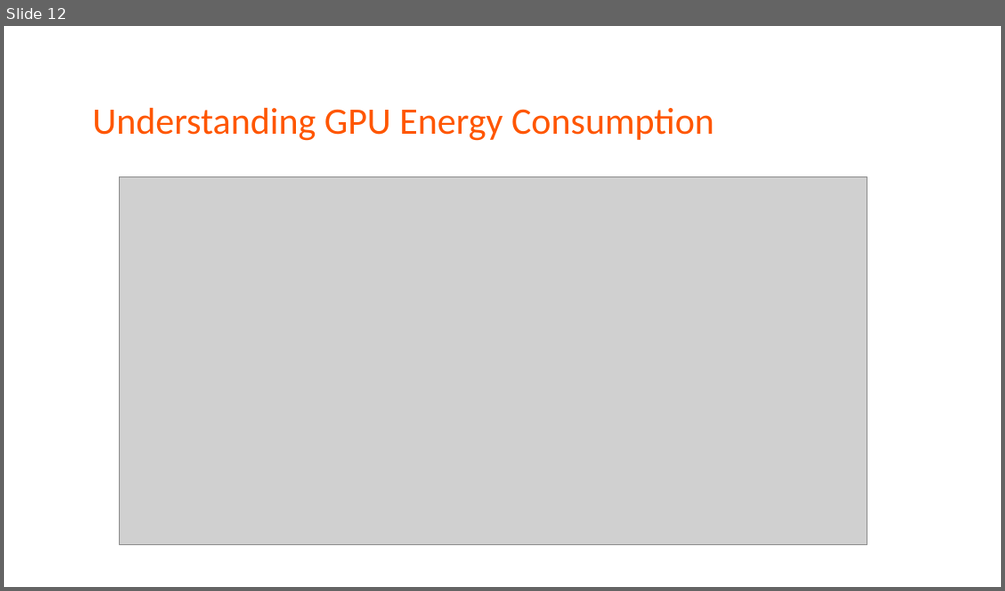
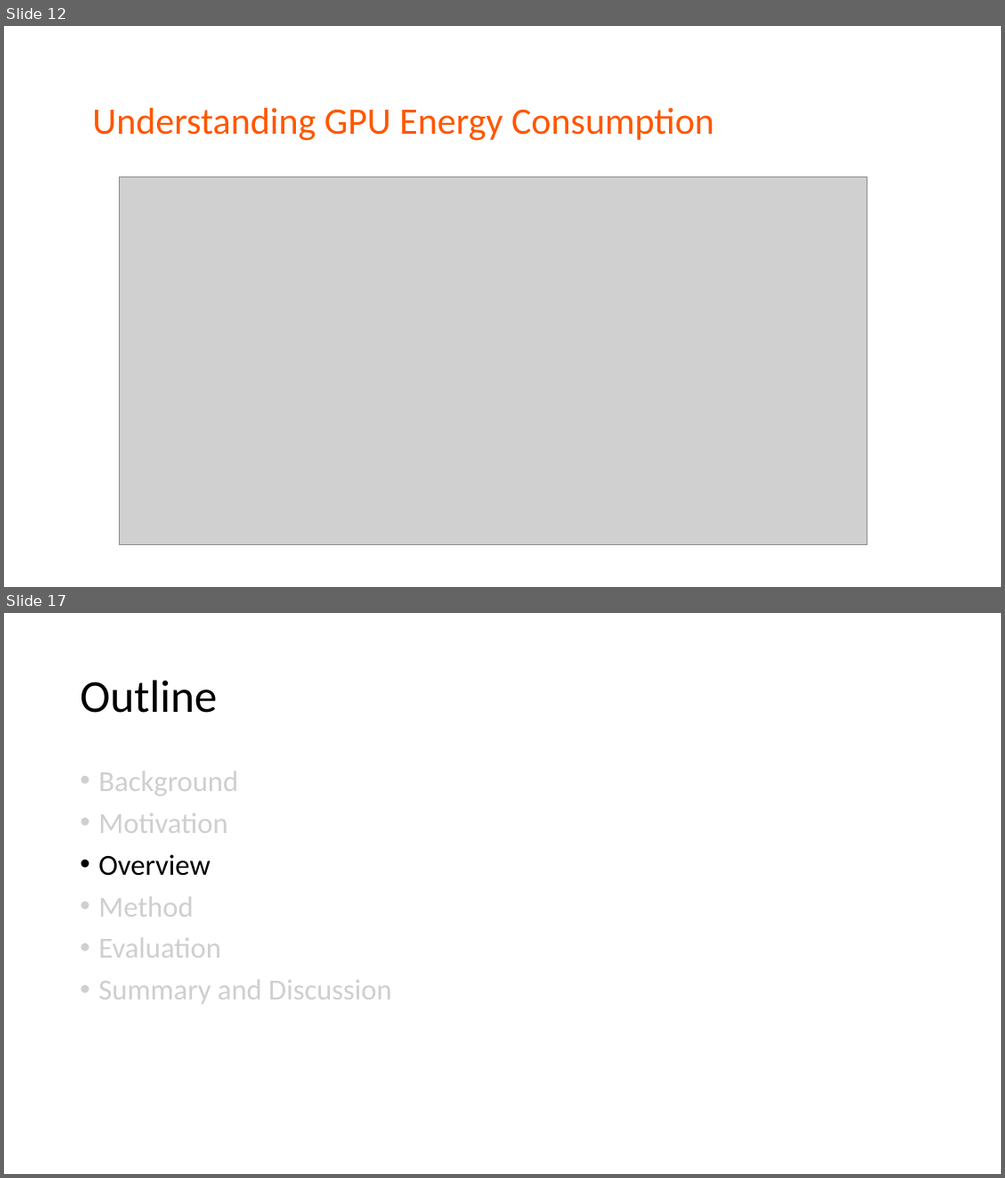
Before and after one commit to LukeLIN-web/CS345, a slide deck: paperview/zeuspresentation.pptx. Shown one above the other, each under a label of ours: slide 12 before the commit, slides 12 and 17 after it; the slides between them are not shown. The pictures are 1005x591 and 1005x1178 pixels, drawn with LibreOffice and Linux fonts; fonts in the diff are those of the drawing; grey boxes stand for pictures. Boxes give left, top, right and bottom in pixels: in the first picture for what was removed or moved away, otherwise in the second. Text is boxed around its words. In the diff, an @@ line names an element or a change of style, - is before the commit and + after.

```diff
--- a/paperview/zeuspresentation.pptx
+++ b/paperview/zeuspresentation.pptx
@@ slide 17 added at bbox=[4, 613, 1001, 1174], background #FFFFFF @@
@@ title added at bbox=[80, 680, 217, 713], 44 pt, text #000000 @@
+Outline
@@ text added at bbox=[98, 771, 392, 1004], 28 pt, text #D0CECE @@
+• Background
+• Motivation
+• Overview
+• Method
+• Evaluation
+• Summary and Discussion
```
Also in this commit, not shown: 4 slides changed, 14 other slides added, 1 slide removed, 6 other files.
